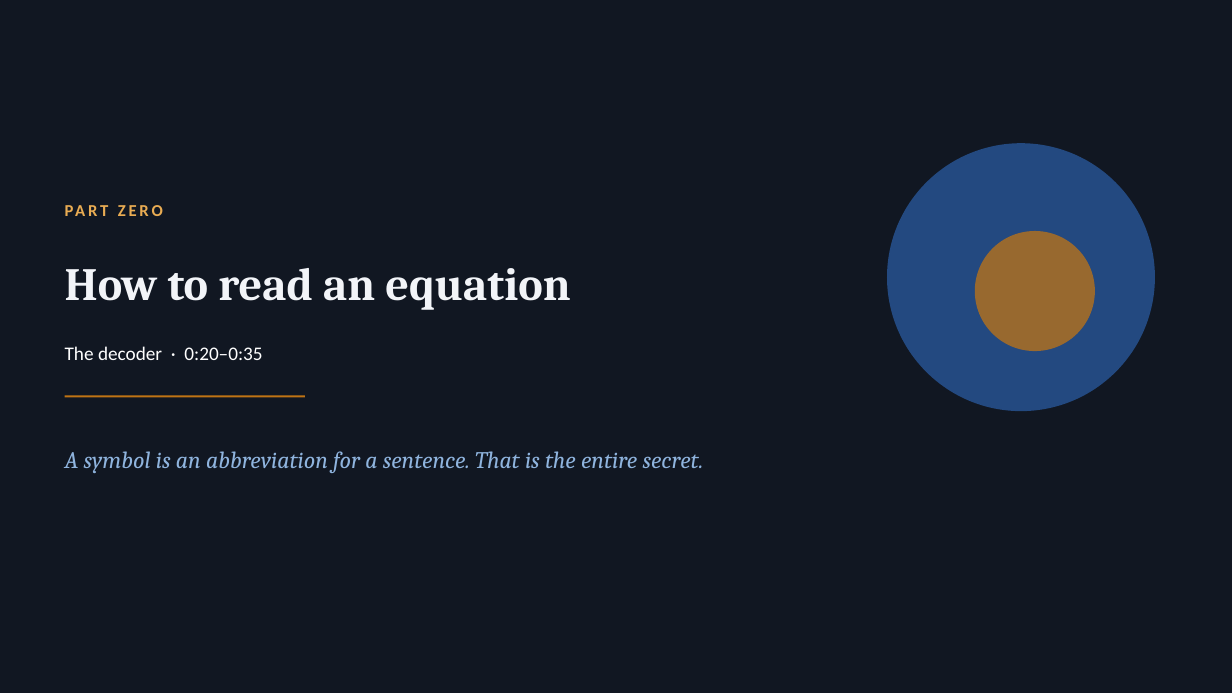
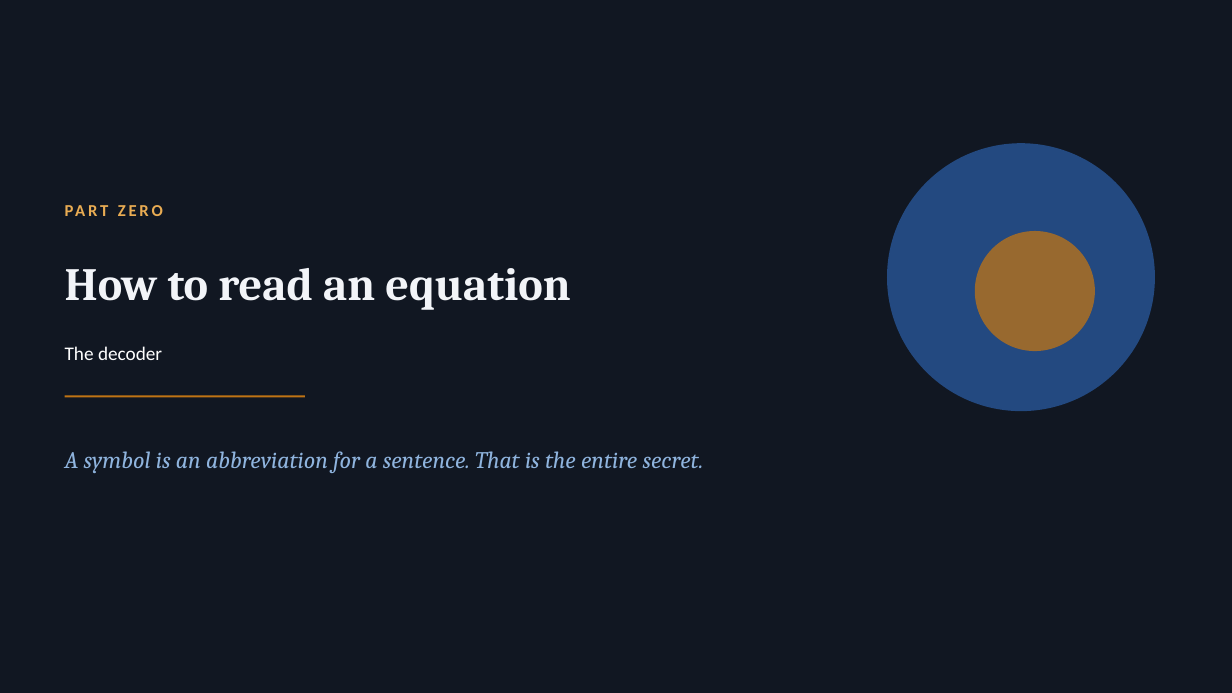
Before and after one commit to lindagaw/lindagaw.github.io, a slide deck: slide 5 of courses/COLL150-Fall26/Slides/Unit 5 - Loss Function Gradient and Descent.pptx (slide 6 before the commit). Drawn at 1232x693 pixels with LibreOffice and Linux fonts; fonts in the diff are those of the drawing. Boxes give left, top, right and bottom in pixels: in the first picture for what was removed or moved away, otherwise in the second. Text is boxed around its words. In the diff, an @@ line names an element or a change of style, - is before the commit and + after.

```diff
--- a/courses/COLL150-Fall26/Slides/Unit 5 - Loss Function Gradient and Descent.pptx
+++ b/courses/COLL150-Fall26/Slides/Unit 5 - Loss Function Gradient and Descent.pptx
@@ text at bbox=[65, 346, 162, 360]: text changed @@
-The decoder · 0:20–0:35
+The decoder
```
Also in this commit, not shown: 4 other slides changed, 3 slides removed, 5 other files.
